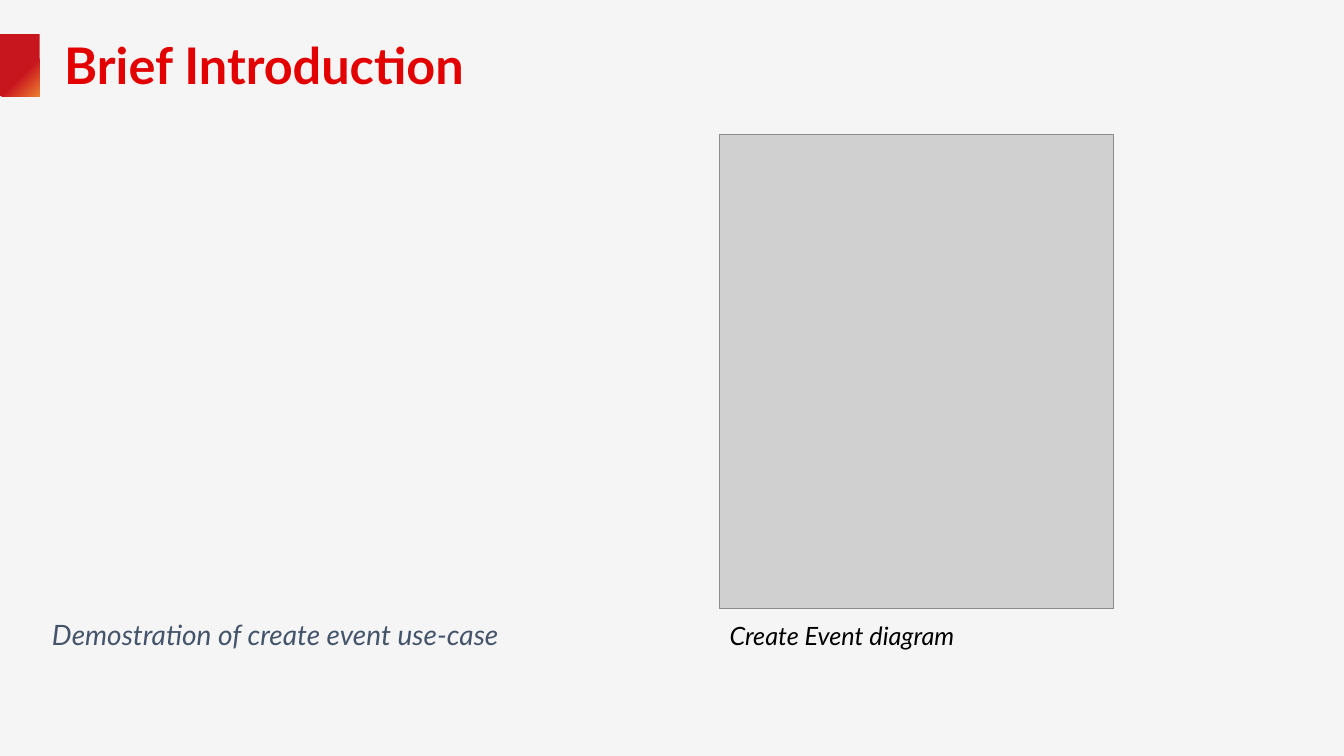
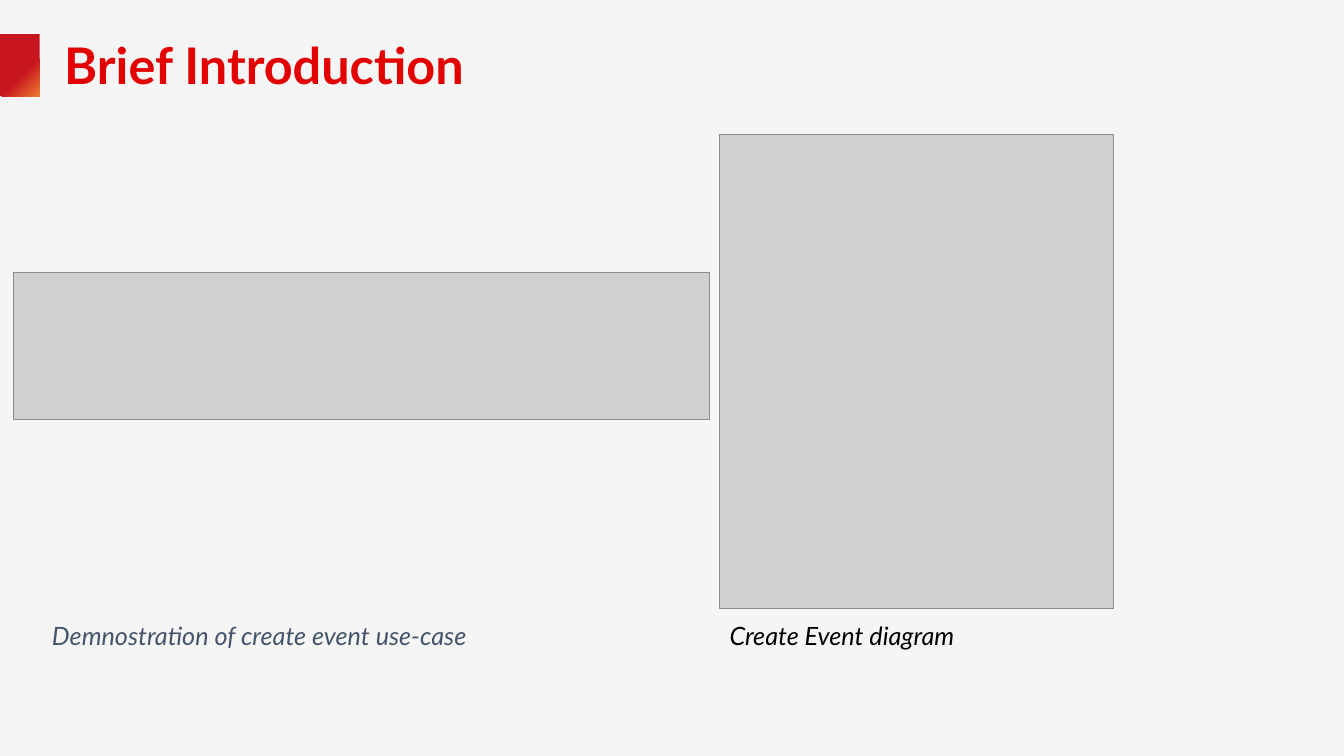
Before and after one commit to VahagnGhaz/SJTU-software-principles, a slide deck: slide 5 of FinalRelease/Final Presentation.pptx. Drawn at 1344x756 pixels with LibreOffice and Linux fonts; fonts in the diff are those of the drawing; grey boxes stand for pictures; background and template pictures are left out. Boxes give left, top, right and bottom in pixels: in the first picture for what was removed or moved away, otherwise in the second. Text is boxed around its words. In the diff, an @@ line names an element or a change of style, - is before the commit and + after.

```diff
--- a/FinalRelease/Final Presentation.pptx
+++ b/FinalRelease/Final Presentation.pptx
@@ picture added at (14, 273, 710, 420) @@
@@ text at (52, 626, 467, 648): text changed; size 20 to 18 pt @@
-Demostration of create event use-case
+Demnostration of create event use-case
```
Also in this commit, not shown: 1 other slide changed, 58 other files.
